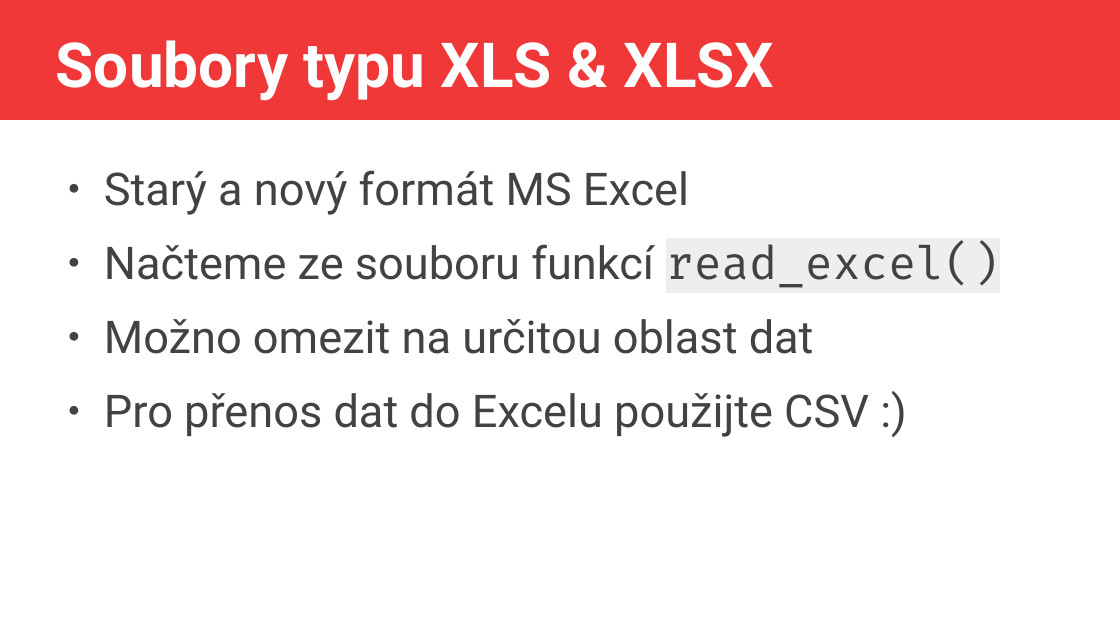
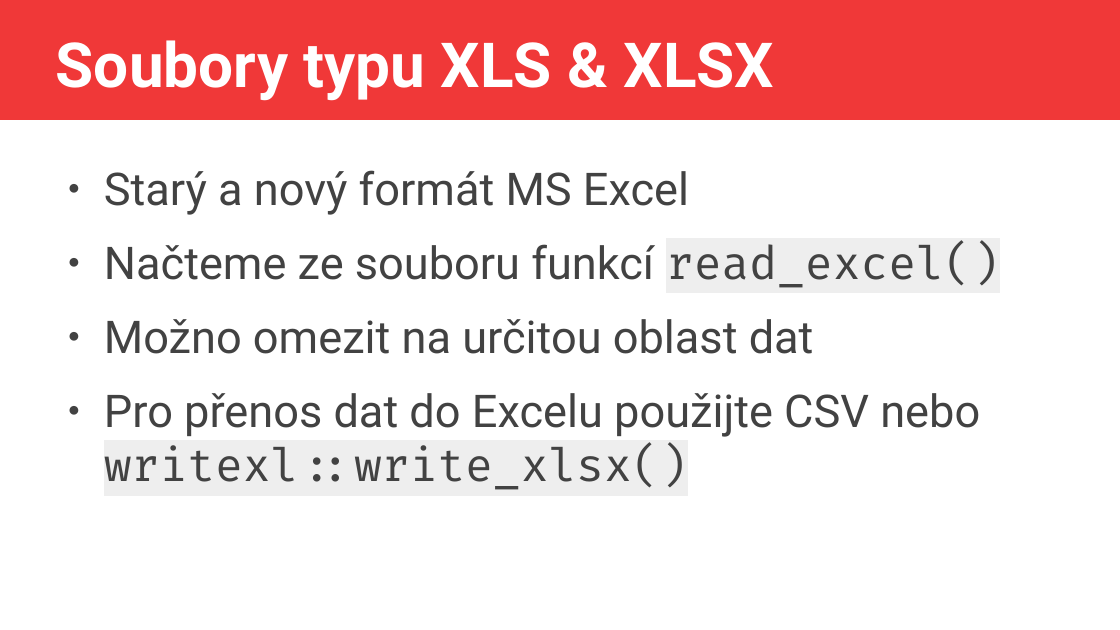
Before and after one commit to jlacko/Intro2R, a slide deck: slide 8 of prezentace/2 - import + struktury.odp. Drawn at 1120x630 pixels with LibreOffice and Linux fonts; fonts in the diff are those of the drawing. Boxes give left, top, right and bottom in pixels: in the first picture for what was removed or moved away, otherwise in the second. Text is boxed around its words. In the diff, an @@ line names an element or a change of style, - is before the commit and + after.

```diff
--- a/prezentace/2 - import + struktury.odp
+++ b/prezentace/2 - import + struktury.odp
@@ text at (104, 393, 980, 490): text changed @@
-● Pro přenos dat do Excelu použijte CSV :)
+● Pro přenos dat do Excelu použijte CSV nebo writexl::write_xlsx()
```
Also in this commit, not shown: 17 other files.
